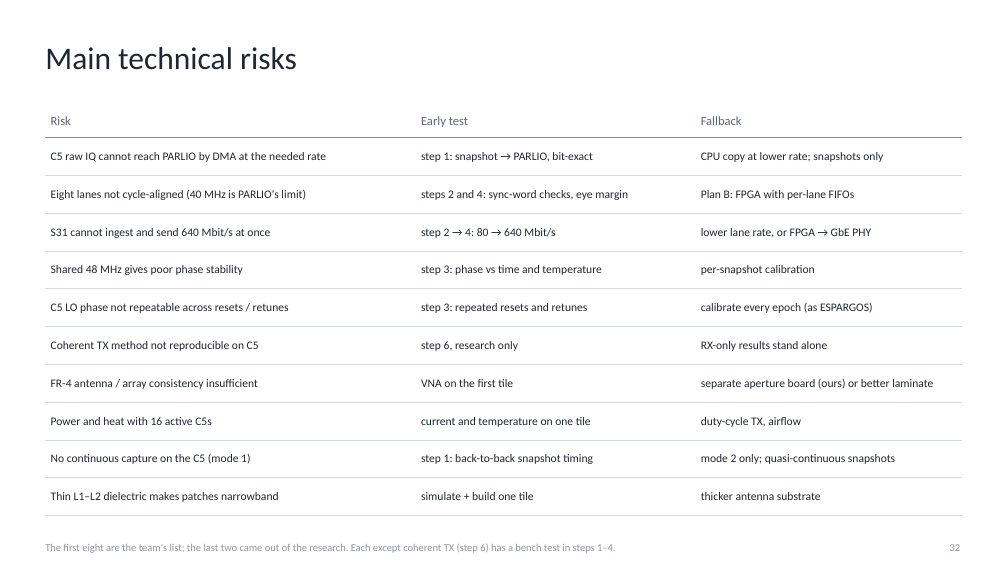
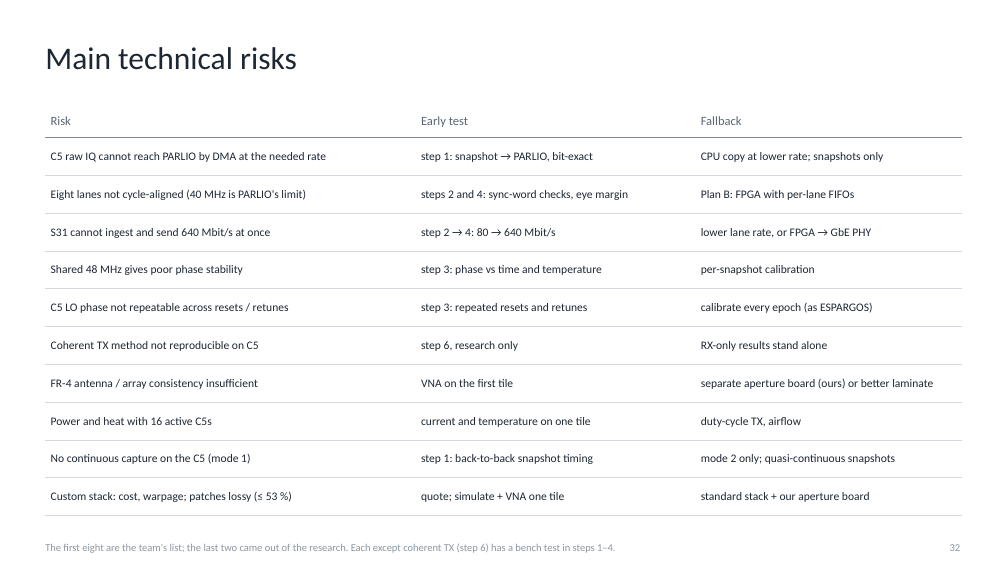
Before and after one commit to Seguar/seguar.github.io, a slide deck: slide 32 of esp32-c5-phased-array/deck/esp32_c5_phased_array_2x8_tiles.pptx. Drawn at 1008x567 pixels with LibreOffice and Linux fonts; fonts in the diff are those of the drawing. Boxes give left, top, right and bottom in pixels: in the first picture for what was removed or moved away, otherwise in the second. Text is boxed around its words. In the diff, an @@ line names an element or a change of style, - is before the commit and + after.

```diff
--- a/esp32-c5-phased-array/deck/esp32_c5_phased_array_2x8_tiles.pptx
+++ b/esp32-c5-phased-array/deck/esp32_c5_phased_array_2x8_tiles.pptx
@@ table at (45, 106, 963, 516) @@
-row 11: Thin L1–L2 dielectric makes patches narrowband | simulate + build one tile | thicker antenna substrate
+row 11: Custom stack: cost, warpage; patches lossy (≤ 53 %) | quote; simulate + VNA one tile | standard stack + our aperture board
```
Also in this commit, not shown: 8 other slides changed, 14 other files.
